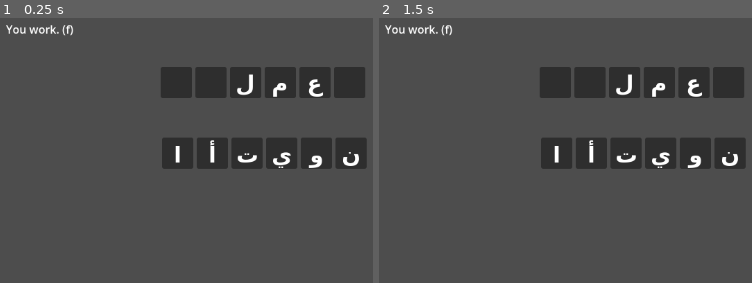
Above: before the commit, frames 1-2 (left to right).
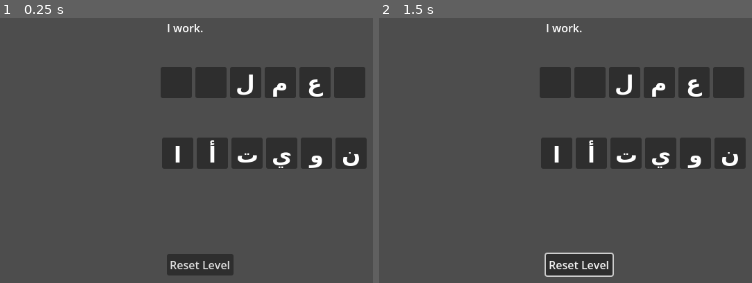
Above: after the commit, the same moments.

Repository: koljapluemer/egyptian-conjugator
Game: Godot game, scene res://scenes/game.tscn
Same seed, same stepped clock (60 frames per second), same inputs: the game is played once before the commit and once after it.
Inputs (mouse positions are in pixels of both pictures, inside the frame that each line leads up to):
- Up to frame 1 (0.25 s): no input
- Up to frame 2 (1.5 s): click (580, 264) at 0.5 s, where only the run after the commit has a clickable "Reset Level"; move the mouse to (outside the picture) at 1.27 s; click (outside the picture) at 1.35 s

The runs differ from the first frame. In frame 1, 1.7% of the frame differs, in the area x 1-63%, y 2-97%; in frame 2, 2.1%, in the area x 1-64%, y 2-98%.

Commit message:
various steps toward working game

Diff:
--- a/scenes/dragSlot.tscn
+++ b/scenes/dragSlot.tscn
@@ -11,3 +11,5 @@
 expand_mode = 1
 script = ExtResource("1_g4ny3")
 metadata/_edit_use_anchors_ = true
+
+[connection signal="drag_finished" from="." to="." method="_on_drag_finished"]
--- a/scenes/game.tscn
+++ b/scenes/game.tscn
@@ -6,8 +6,17 @@
 script = ExtResource("1_xgyef")
 
 [node name="Prompt" type="Label" parent="."]
-offset_left = 75.0
-offset_top = 32.0
-offset_right = 181.0
-offset_bottom = 55.0
+offset_left = 307.0
+offset_top = 30.0
+offset_right = 413.0
+offset_bottom = 53.0
 text = "do something"
+
+[node name="ResetButton" type="Button" parent="."]
+offset_left = 307.0
+offset_top = 368.0
+offset_right = 403.0
+offset_bottom = 399.0
+text = "Reset Level"
+
+[connection signal="pressed" from="ResetButton" to="." method="_on_reset_button_pressed"]
--- a/scenes/scripts/draggable_item.gd
+++ b/scenes/scripts/draggable_item.gd
@@ -4,6 +4,7 @@
 const BTN_LABEL = preload("res://scenes/btnLabel.tscn")
 const SLOT_PANEL = preload("res://scenes/slotPanel.tscn")
 
+var original_value
 
 func _init():
 	btn_label = BTN_LABEL.instantiate()
@@ -13,9 +14,9 @@
 
 func set_values(text):
 	btn_label.text = text
+	original_value = text
 
 func _get_drag_data(at_position):
-	print("dragging...")
 	var preview_label = Label.new()
 	preview_label.text = btn_label.text
 
@@ -26,3 +27,6 @@
 	btn_label.text = ""
 
 	return preview_label.text
+
+func reset_text():
+	btn_label.text = original_value
--- a/scenes/scripts/draggable_slot.gd
+++ b/scenes/scripts/draggable_slot.gd
@@ -6,25 +6,24 @@
 var original_value = "X"
 var btn_label
 
+signal drag_finished
+
 func _init() -> void:
 	btn_label = BTN_LABEL.instantiate()
 	add_child(btn_label)
 	var panel = SLOT_PANEL.instantiate()
 	add_child(panel)
-	print("made new drag slot")
 
-func set_values(text):
-	print("setting value to", text)
+func set_values(text, parent):
 	original_value = text
 	btn_label.text = text
+
+func reset_text():
+	btn_label.text = original_value
 
 func _can_drop_data(at_position, data):
 	return true
 
 func _drop_data(at_position, data):
 	btn_label.text = data
-
-func _input(event: InputEvent) -> void:
-	# on mouseclick, reset to original value (but only instance)
-	if Input.is_action_just_pressed("left_click"):
-		btn_label.text = original_value
+	drag_finished.emit()
--- a/scenes/scripts/game_manager.gd
+++ b/scenes/scripts/game_manager.gd
@@ -8,27 +8,27 @@
 const EXERCISES = [
 	{
 		"prompt": "I work.",
-		"solution": ["ل", "م", "ع", "أ"]
+		"solution": ["", "", "ل", "م", "ع", "أ"]
 	},
 	{
 		"prompt": "You work. (m)",
-		"solution": ["ل", "م", "ع", "ت"]
+		"solution": ["", "", "ل", "م", "ع", "ت"]
 	},
 	{
 		"prompt": "You work. (f)",
-		"solution": ["ي", "ل", "م", "ع", "ت"]
+		"solution": ["", "", "ي", "ل", "م", "ع", "ت"]
 	},
 	{
 		"prompt": "He works.",
-		"solution": ["ل", "م", "ع", "ي"]
+		"solution": ["", "", "ل", "م", "ع", "ي"]
 	},
 	{
 		"prompt": "She works.",
-		"solution": ["ل", "م", "ع", "ت"]
+		"solution": ["", "", "ل", "م", "ع", "ت"]
 	},
 	{
 		"prompt": "We work.",
-		"solution": ["ل", "م", "ع", "ن"]
+		"solution": ["", "", "ل", "م", "ع", "ن"]
 	},
 	{
 		"prompt": "You work. (pl)",
@@ -46,28 +46,71 @@
 
 var current_exercise_index: int
 
+var slotObjects = []
+var buttonObjects = []
+var exercise = {}
+
 # Called when the node enters the scene tree for the first time.
 func _ready() -> void:
-	# pick a random exercise
-	current_exercise_index = randi() % EXERCISES.size()
-	var exercise = EXERCISES[current_exercise_index]
-	prompt.text = exercise.prompt
 	# make drag slots
 	for i in range(SLOTS.size()):
 		var dragSlot = DRAG_SLOT.instantiate()
 		var textVal = SLOTS[i]
-		print("drag slot with val", textVal, "for instance", dragSlot)
-		dragSlot.set_values(textVal)
+		dragSlot.set_values(textVal, self)
 		dragSlot.position = Vector2(300 + i * 50, 100)
+		dragSlot.connect("drag_finished", _on_drag_finished)
 		add_child(dragSlot)
+		slotObjects.append(dragSlot)
 	# make drag buttons
 	for i in range(BUTTONS.size()):
 		var dragButton = DRAG_BUTTON.instantiate()
 		dragButton.set_values(BUTTONS[i])
 		dragButton.position = Vector2(300 + i * 50, 200)
 		add_child(dragButton)
+		buttonObjects.append(dragButton)
 
+	set_new_exercise()
+
+func set_new_exercise() -> void:
+	reset_buttons_and_slots()
+	# pick a random exercise
+	current_exercise_index = randi() % EXERCISES.size()
+	exercise = EXERCISES[current_exercise_index]
+	prompt.text = exercise.prompt
+
+func reset_buttons_and_slots() -> void:
+	for i in range(slotObjects.size()):
+		slotObjects[i].reset_text()
+	for i in range(buttonObjects.size()):
+		buttonObjects[i].reset_text()
 
 # Called every frame. 'delta' is the elapsed time since the previous frame.
 func _process(delta: float) -> void:
 	pass
+
+func _on_drag_finished() -> void:
+	# check if exercise is solved
+	# by looping through slotObjects and checking against exercise.solution
+	var solved = true
+	for i in range(slotObjects.size()):
+		var userSolution = slotObjects[i].btn_label.text
+		var correctSolution = exercise.solution[i]
+		print("comparing", userSolution, correctSolution)
+		if userSolution != correctSolution:
+			solved = false
+			break
+	print("drag finished, correct:", solved)
+	# start timer!!!!!!!!!!!!!!!!, after 1 second get new exercise
+	if solved:
+		var timer = Timer.new()
+		timer.wait_time = 1.0
+		timer.one_shot = true
+		timer.timeout.connect(_on_timer_timeout)
+		add_child(timer)
+		timer.start()
+
+func _on_timer_timeout() -> void:
+	set_new_exercise()
+
+func _on_reset_button_pressed() -> void:
+	reset_buttons_and_slots()
